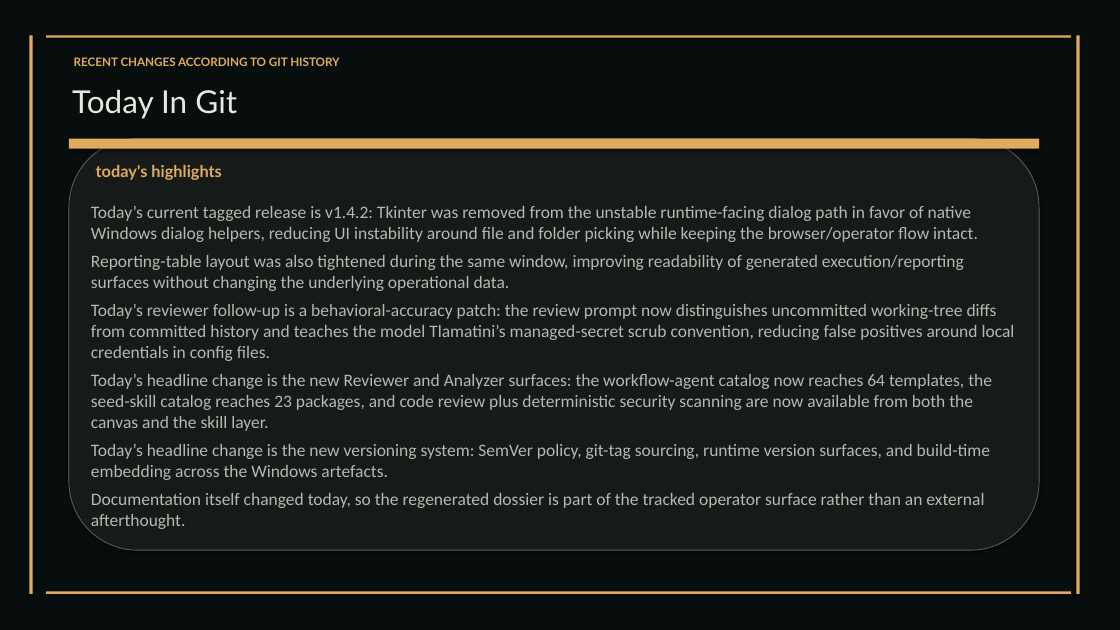
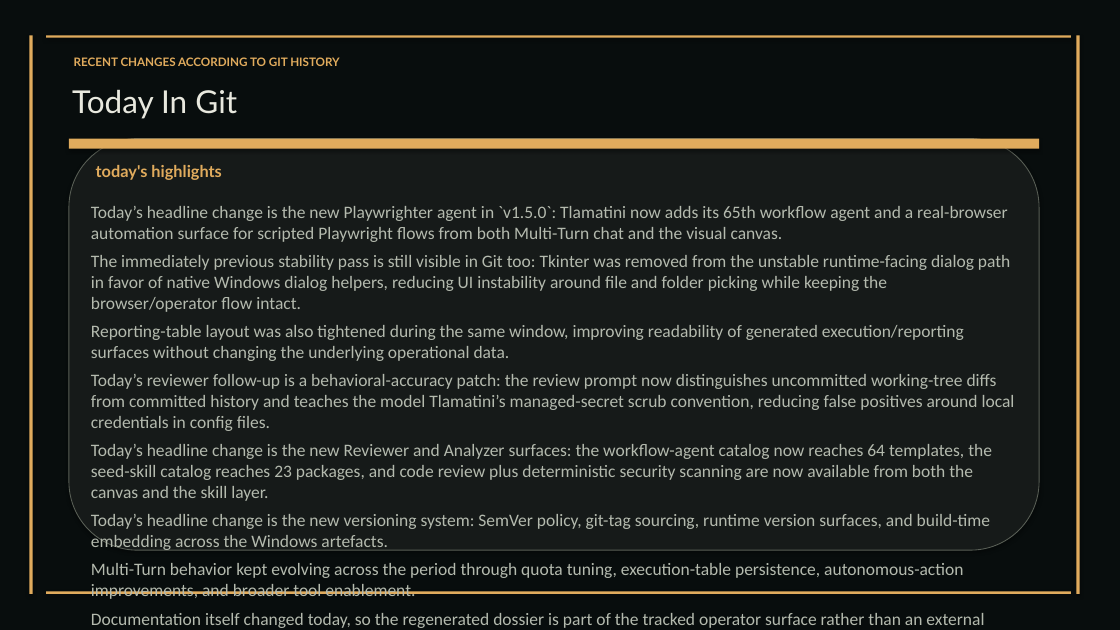
Before and after one commit to XAIHT/Tlamatini, a slide deck: slide 37 of Tlamatini_eXtended_Artificial_Intelligence_Humanly_Tempered.pptx (slide 36 before the commit). Drawn at 1120x630 pixels with LibreOffice and Linux fonts; fonts in the diff are those of the drawing. Boxes give left, top, right and bottom in pixels: in the first picture for what was removed or moved away, otherwise in the second. Text is boxed around its words. In the diff, an @@ line names an element or a change of style, - is before the commit and + after.

Commit message:
Updating visual documentation, by angelahack1

```diff
--- a/Tlamatini_eXtended_Artificial_Intelligence_Humanly_Tempered.pptx
+++ b/Tlamatini_eXtended_Artificial_Intelligence_Humanly_Tempered.pptx
@@ text at (91,206,1010,312): text changed @@
-Today’s current tagged release is v1.4.2: Tkinter was removed from the unstable runtime-facing dialog path in favor of native Windows dialog helpers, reducing UI instability around file and folder picking while keeping the browser/operator flow intact.
+Today’s headline change is the new Playwrighter agent in `v1.5.0`: Tlamatini now adds its 65th workflow agent and a real-browser automation surface for scripted Playwright flows from both Multi-Turn chat and the visual canvas.
+The immediately previous stability pass is still visible in Git too: Tkinter was removed from the unstable runtime-facing dialog path in favor of native Windows dialog helpers, reducing UI instability around file and folder picking while keeping the browser/operator flow intact.
@@ text at (91,563,963,599): paragraph added @@
+Multi-Turn behavior kept evolving across the period through quota tuning, execution-table persistence, autonomous-action improvements, and broader tool enablement.
```
Also in this commit, not shown: 27 other slides changed, 1 slide added, 2 other files.
